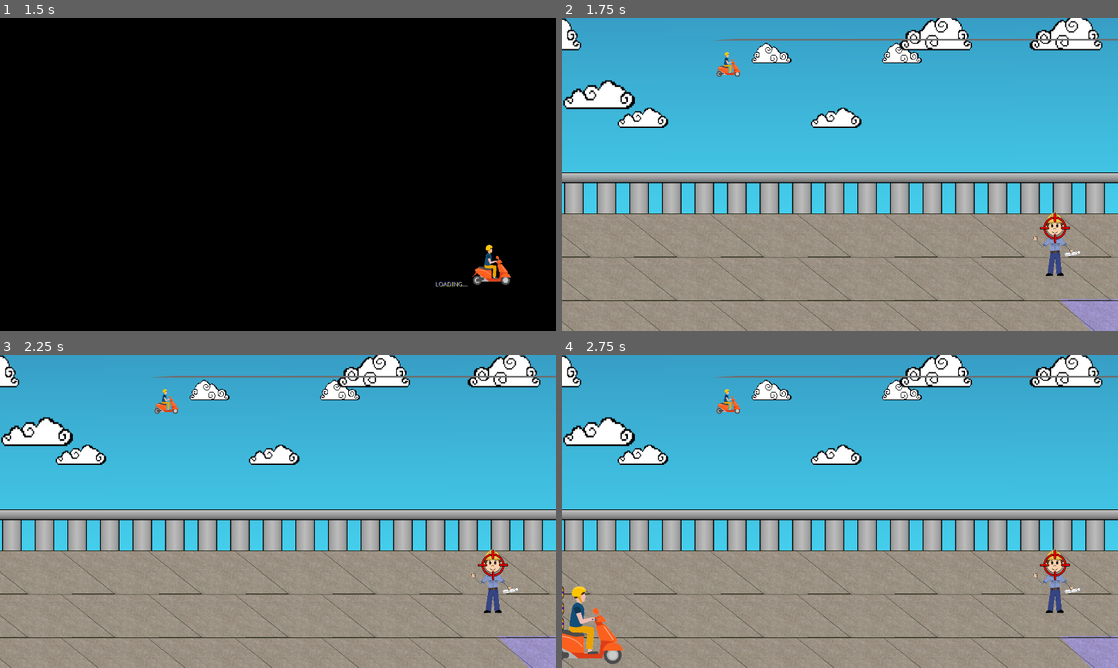
Above: before the commit, frames 1-4 (two rows, left to right).
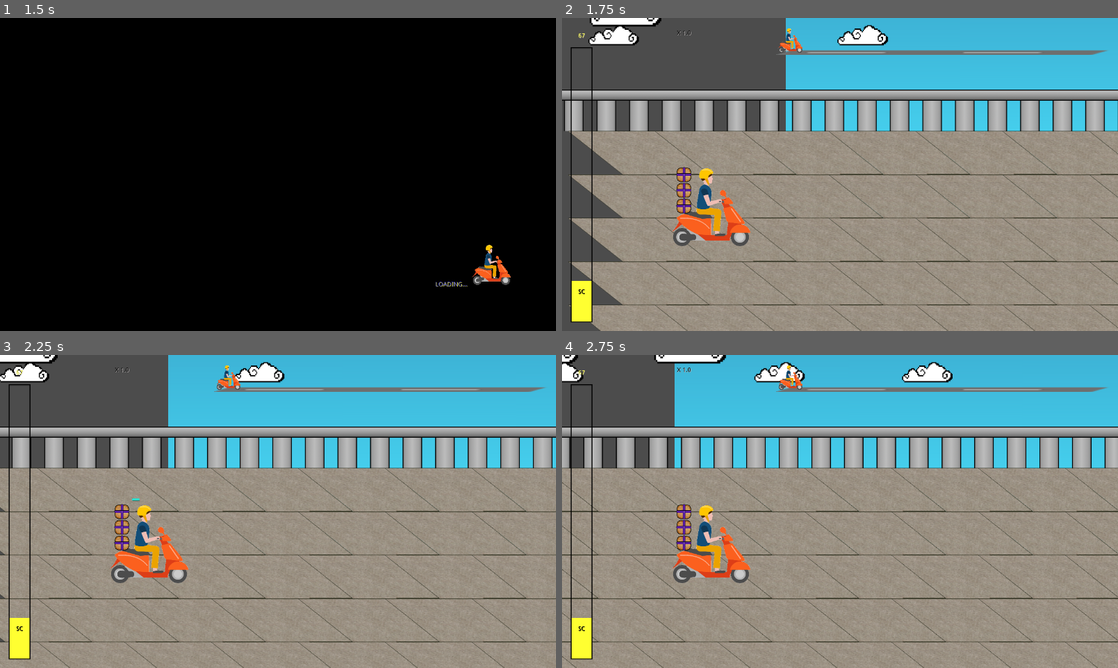
Above: after the commit, the same moments.

Repository: Anatolij-Grigorjev/MopedRebelGO
Game: Godot game, scene res://gui/stage_select_screen.tscn
The game is run twice, just before and just after one commit, with the same random seed, the same clock (stepped at 60 frames per second) and the same inputs.
Inputs:
- Up to frame 1 (1.5 s): tap Enter at 0.5 s; hold Right (ui_right) 0.53-1.28 s; tap O (diss_target_above) at 0.6 s; hold S (swerve_down) from 1.28 s (still down); tap L (diss_target_below) at 1.35 s
- Up to frame 2 (1.75 s): keep holding S (swerve_down)
- Up to frame 3 (2.25 s): release S (swerve_down) at 2.03 s; hold Right (ui_right) from 2.03 s (still down); tap P (say_diss) at 2.1 s
- Up to frame 4 (2.75 s): keep holding Right (ui_right)

Frame 1 is identical in both runs. In frame 2, 56% of the frame differs, in the area x 0-100%, y 0-100%; in frame 3, 52%; in frame 4, 50%.
Error before the commit: Invalid get index '-1' (on base: 'Array'). (res://utils/logger.gd:103)
Error after the commit: Parse Error: Expected '(' after assert (res://utils/static_helpers.gd:115)

Commit message:
add stage progress tracker to HUD, WIP bing HUD to stage

Diff:
--- a/game/gui/HUD.tscn
+++ b/game/gui/HUD.tscn
@@ -1,8 +1,9 @@
-[gd_scene load_steps=4 format=2]
+[gd_scene load_steps=5 format=2]
 
 [ext_resource path="res://gui/hud_control.gd" type="Script" id=1]
 [ext_resource path="res://gui/sc_progress_tracker.tscn" type="PackedScene" id=2]
 [ext_resource path="res://gui/timed_bonus.tscn" type="PackedScene" id=3]
+[ext_resource path="res://gui/stage_progress.tscn" type="PackedScene" id=4]
 
 [node name="HUD" type="Control"]
 anchor_right = 1.0
@@ -54,3 +55,5 @@
 margin_bottom = 680.0
 size_flags_horizontal = 3
 size_flags_stretch_ratio = 2.0
+
+[node name="StageProgress" parent="MarginContainer/HBox/ReferenceRect" instance=ExtResource( 4 )]
--- a/game/gui/hud_control.gd
+++ b/game/gui/hud_control.gd
@@ -13,6 +13,7 @@
 #components
 onready var sc_progress: SCProgressTracker = $MarginContainer/HBox/SCProgressTracker
 onready var timed_bonus: TimedBonus = $MarginContainer/HBox/VBoxContainer/TimedBonus
+onready var stage_progress: StageProgressBar = $MarginContainer/HBox/ReferenceRect/StageProgress
 
 
 func _ready():
--- a/game/gui/stage_progress.gd
+++ b/game/gui/stage_progress.gd
@@ -9,15 +9,24 @@
 export(Vector2) var stage_bounds setget _set_bounds
 
 
+var _moped_rebel: MopedRebel = null
+
+
 func _ready() -> void:
-	pass
+	#wait to initialize rebel
+	yield(get_tree(), "idle_frame")
+	if (get_node("/root/G")):
+		_moped_rebel = G.moped_rebel_node
+	set_process(is_instance_valid(_moped_rebel))
 
 
 func _process(delta: float) -> void:
-	pass
+	#if this is running means we have a valid MR instance
+	value = _moped_rebel.global_position.x
+	$TextureRect.rect_position.x = Helpers.mapval(value, min_value, max_value, 0.0, rect_size.x)
 
 
-func _set_bounds(bounds: Vector2) -> void:
-	stage_bounds = bounds
-	min_value = bounds.x
-	max_value = bounds.y
+func _set_bounds(global_bounds: Vector2) -> void:
+	stage_bounds = global_bounds
+	min_value = stage_bounds.x
+	max_value = stage_bounds.y
--- a/game/gui/stage_progress.tscn
+++ b/game/gui/stage_progress.tscn
@@ -5,18 +5,15 @@
 [ext_resource path="res://rebel/rebel_on_moped_mid.png" type="Texture" id=3]
 
 [node name="StageProgress" type="TextureProgress"]
-margin_left = 100.0
-margin_top = 30.0
-margin_right = 1100.0
-margin_bottom = 55.0
+anchor_right = 1.0
+margin_bottom = 75.0
 value = 56.0
 texture_over = ExtResource( 1 )
 nine_patch_stretch = true
 script = ExtResource( 2 )
 
 [node name="TextureRect" type="TextureRect" parent="."]
-margin_top = 45.0
 margin_right = 64.0
-margin_bottom = 109.0
+margin_bottom = 64.0
 texture = ExtResource( 3 )
 expand = true
--- a/game/stages/stage_control.gd
+++ b/game/stages/stage_control.gd
@@ -2,7 +2,6 @@
 extends Node2D
 """
 A general script for controlling stage aspects like
-
 - moving moped across tracks
 """
 var Logger : Resource = preload("res://utils/logger.gd")
@@ -12,7 +11,6 @@
 
 onready var moped_rebel: MopedRebel = $MopedRebel
 onready var LOG: Logger = Logger.new(self)
-onready var State : GameState = get_node("/root/G")
 onready var HUD: HUDController = $CanvasLayer/HUD
 onready var start_position: Position2D = $StartPosition
 
@@ -40,10 +38,10 @@
 	moped_rebel.connect("anger_pulse_consumed", HUD, "update_sc_mult_label")
 
 	#setup track size for progress
-	$CanvasLayer/StageProgress.set_bounds(Vector2(
+	HUD.stage_progress.stage_bounds = Vector2(
 		($StartStageCutsceneArea.global_position + $StartStageCutsceneArea.area_extents).x,
 		($EndStageCutsceneArea2.global_position - $EndStageCutsceneArea2.area_extents).x
-	))
+	)
 
 	G.current_stage_citizens = get_tree().get_nodes_in_group(C.GROUP_DISSABLES).size()
 	#setup citizen signals for stage
@@ -164,7 +162,7 @@
 	#start diss
 	diss_word.send_diss()
 	#substract diss cost
-	HUD.add_earned_points_score_and_label(
+	HUD.add_earned_points(
 		moped_rebel.get_global_transform_with_canvas().get_origin(),
 		-C.MR_DISS_SC_COST
 	)
@@ -174,10 +172,9 @@
 	#actual tile size is about half a tile longer than advertised
 	var total_nrt_length : float = nrt_num_tiles * (_tile_size.x * 1.5)
 	var raw_points : float = travel_distance/total_nrt_length * nrt_travel_points
-	var sc_with_bonus : float = State.sc_multiplier * raw_points
-	LOG.info("MR gets {}*{} SC points for travelling {}/{} NRT!", [State.sc_multiplier, raw_points, travel_distance, total_nrt_length])
+	LOG.info("MR gets {}*{} SC points for travelling {}/{} NRT!", [G.sc_multiplier, raw_points, travel_distance, total_nrt_length])
 	G.current_stage_NRT_traveled += travel_distance
-	HUD.add_earned_points_score_and_label(
+	HUD.add_earned_points(
 		moped_rebel.get_global_transform_with_canvas().get_origin(),
 		raw_points
 	)
@@ -186,7 +183,7 @@
 func _on_CitizenRoadBlock_got_dissed(worker: CitizenRoadBlock) -> void:
 	G.current_stage_citizens_dissed += 1
 	var citizen_origin : Vector2 = worker.get_global_transform_with_canvas().get_origin()
-	HUD.add_earned_points_score_and_label(
+	HUD.add_earned_points(
 		citizen_origin,
 		C.DISS_CITIZEN_BONUS
 	)
@@ -229,7 +226,7 @@
 	if (StageCutsceneArea.CutsceneTrigger.ENTRY == cutscene_trigger):
 		_toggle_ui_elements_visible(false)
 		yield(get_tree().create_timer(10.0), "timeout")
-		State.reset_current_stage_stats()
+		G.reset_current_stage_stats()
 
 	else:
 		#passed end of outro
@@ -246,17 +243,15 @@
 			G.current_stage_NRT_length,
 			stage_bonus
 		)
-		$CanvasLayer/StageProgress.visible = false
 		$CanvasLayer.add_child_below_node($CanvasLayer/SummaryTablePosition, tally_screen)
 		yield(tally_screen, "tally_forward_pressed")
-		if (tally_screen.total_earned_points > 0 and State.current_street_scred < C.MR_MAX_SC):
+		if (tally_screen.total_earned_points > 0 and G.current_street_scred < C.MR_MAX_SC):
 			var earned_points : float = tally_screen.total_earned_points
 			#visible HUD except for progress bar and tally points
 			HUD.visible = true
-			$CanvasLayer/HUD/DarkOverlay.visible = false
 			HUD.additive_sc_multiplier.visible = false
 
-			HUD.add_earned_points_score_and_label(
+			HUD.add_earned_points(
 				tally_screen.total_earned_position,
 				earned_points
 			)
--- a/game/stages/test/test_stage.tscn
+++ b/game/stages/test/test_stage.tscn
@@ -11,8 +11,7 @@
 [ext_resource path="res://rebel/moped_rebel.tscn" type="PackedScene" id=9]
 [ext_resource path="res://stages/bg/sky_poles_bg.tscn" type="PackedScene" id=10]
 [ext_resource path="res://gui/HUD.tscn" type="PackedScene" id=11]
-[ext_resource path="res://gui/stage_progress.tscn" type="PackedScene" id=12]
-[ext_resource path="res://stages/stage_cutscene_area.tscn" type="PackedScene" id=13]
+[ext_resource path="res://stages/stage_cutscene_area.tscn" type="PackedScene" id=12]
 
 [node name="TestStage" type="Node2D"]
 script = ExtResource( 1 )
@@ -113,6 +112,7 @@
 scale = Vector2( 0.5, 0.5 )
 
 [node name="MopedRebel" parent="." instance=ExtResource( 9 )]
+editor/display_folded = true
 position = Vector2( -930, 50 )
 
 [node name="Camera2D" parent="MopedRebel" index="3"]
@@ -134,12 +134,8 @@
 
 [node name="HUD" parent="CanvasLayer" instance=ExtResource( 11 )]
 
-[node name="StageProgress" parent="CanvasLayer" instance=ExtResource( 12 )]
-margin_left = 350.0
-margin_right = 1350.0
-track_node_path = NodePath("../../MopedRebel")
-
-[node name="StartStageCutsceneArea" parent="." instance=ExtResource( 13 )]
+[node name="StartStageCutsceneArea" parent="." instance=ExtResource( 12 )]
+editor/display_folded = true
 position = Vector2( -500, -100 )
 cutscene_routine_owner_path = NodePath("..")
 cutscene_routine_name = "_start_moped_stage_intro"
--- a/game/utils/game_state.gd
+++ b/game/utils/game_state.gd
@@ -15,6 +15,7 @@
 
 #cached root for access
 onready var ROOT: Node = get_tree().get_root()
+var moped_rebel_node: MopedRebel = null
 
 func _ready() -> void:
 	pass
--- a/game/utils/static_helpers.gd
+++ b/game/utils/static_helpers.gd
@@ -106,6 +106,21 @@
 
 
 """
+Map passed value from first provided range into second provided range
+keeping relative value scale
+Example: a 3-star rating in a 5-star rating system maps to a 10-point system:
+mapval(3, 1, 5, 1, 10) => 6
+"""
+static func mapval(value: float, from_min: float, from_max: float, to_min: float, to_max: float) -> float:
+	assert from_min < from_max
+	assert to_min <= to_max
+	var clamped = clamp(value, from_min, from_max)
+	var coef = (to_max - to_min) / (from_max - from_min)
+
+	return to_min + coef * (value - from_min)
+
+
+"""
 Custom sorter to sort vectors by first coordinate, lower indices meaning
 positions more to the left (smaller position x).
 Used to determine proximate moped obstacles
Not shown: 2 places in game/stages/test/test_stage.tscn that only renumber resources
